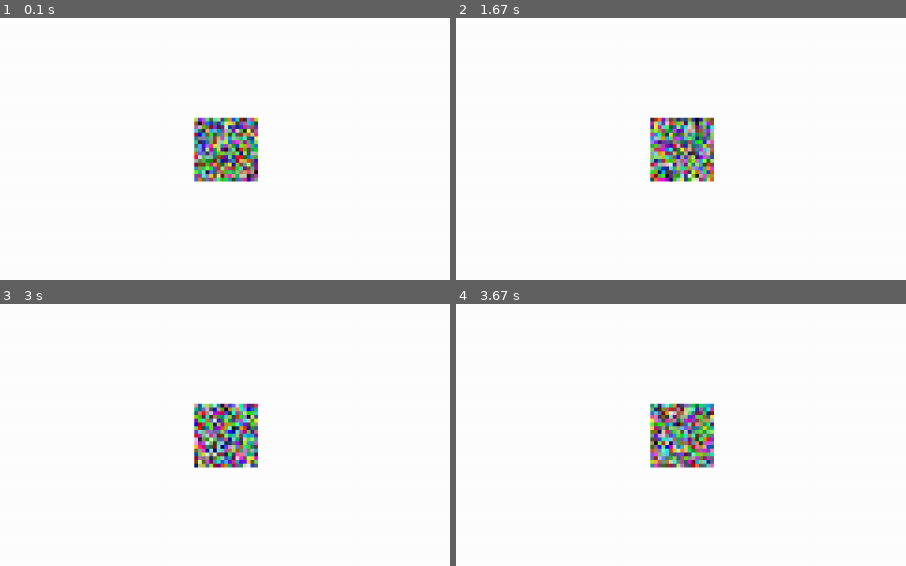
Above: before the commit, frames 1-4 (two rows, left to right).
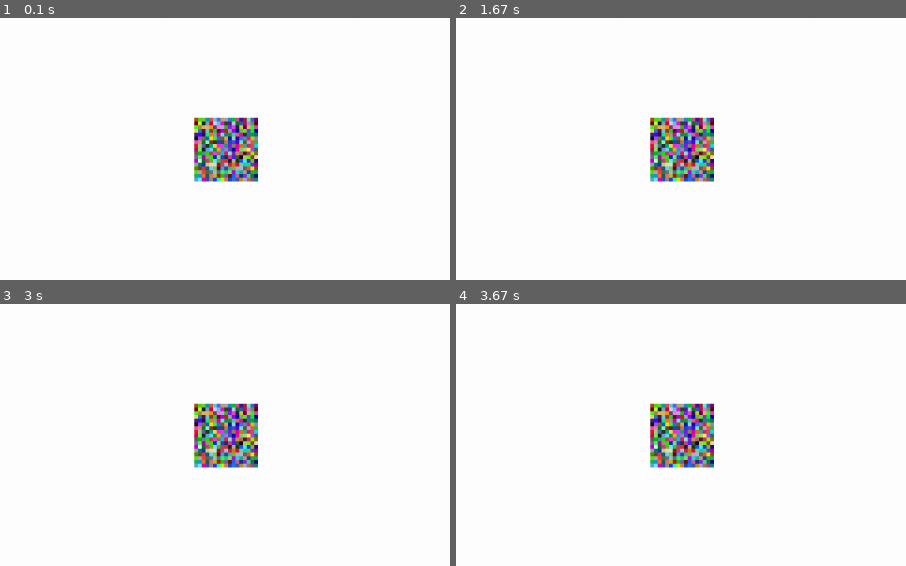
Above: after the commit, the same moments.

Repository: claymaks/pixelplanet
Game: pygame game, started from pygameTemplate.py
Two runs of this game, one before a commit and one after it. Both use one fixed random seed, a clock stepped at 60 frames per second and the inputs below.
Inputs:
- Up to frame 1 (0.1 s): no input
- Up to frame 2 (1.67 s): no input
- Up to frame 3 (3 s): no input
- Up to frame 4 (3.67 s): no input
The pictures show only the part of the screen within x 25-75%, y 25-74%; the shares and areas given below are measured in that part.

The runs differ from the first frame. In frame 1, 3.5% of the frame differs, in the area x 43-58%, y 37-63%; in frame 2, 3.5%; in frame 3, 3.5%; in frame 4, 3.5%.

Commit message:
Frozen Pixels
Stop pixels from constantly updating randomly, comes in to play with
randomized chunk pixels.

Diff:
--- a/pygameTemplate.py
+++ b/pygameTemplate.py
@@ -3,6 +3,11 @@
 import sys
 import time
 import random
+import csv
+
+##
+save = "testWorld"
+##
 
 colors = []
 for r in range(0,256,8):
@@ -10,7 +15,47 @@
         for b in range(0,256,8):
             colors.append((r,g,b))
 
+def init(save, l):
+    file = save + ".csv"
+    fw = open(file, 'w', newline='')
+    w = csv.writer(fw, dialect='excel')
+    w.writerows(l)
+    fw.close()
 
+def pregen_pixel(screen, save, x, y):
+    x-=(5*8)+5
+    y-=(5*8)+5
+    fill_area = []
+    for i in range(0,17):
+        for k in range(0,17):
+            fill_area.append((x+5*i,y+5*k))
+    file = save + ".csv"
+    fr = open(file, 'r')
+    r = csv.reader(fr)
+    biocolorsCSV = list(r)
+    biocolors = []
+    for i in biocolorsCSV:
+        rgb = []
+        for k in i:
+            rgb.append(int(k))
+        biocolors.append(rgb)
+    for i,k in enumerate(fill_area):
+        screen.fill(biocolors[i], (k, (5, 5)))
+    fr.close()
+
+def first_gen(screen, colors, x, y):
+    x-=(5*8)+5
+    y-=(5*8)+5
+    fill_area = []
+    for i in range(0,17):
+        for k in range(0,17):
+            fill_area.append((x+5*i,y+5*k))
+    tile = []
+    for i in fill_area:
+        color = random.choice(colors)
+        screen.fill(color, (i, (5, 5)))
+        tile.append(color)
+    init(save, tile)
 
 
 class TextPrint:
@@ -49,6 +94,9 @@
 clock = pygame.time.Clock()
 textPrint = TextPrint()
 
+
+first_gen(screen, colors, 600, 350)
+
 done = False
 while done==False:
     for event in pygame.event.get():
@@ -58,17 +106,9 @@
     textPrint.reset()
     ###
 
-    def pixel(screen, colors, x, y):
-        x-=(5*8)+5
-        y-=(5*8)+5
-        fill_area = []
-        for i in range(0,17):
-            for k in range(0,17):
-                fill_area.append((x+5*i,y+5*k))
-        for i in fill_area:
-            color = random.choice(colors)
-            screen.fill(color, (i, (5, 5)))
-    pixel(screen, colors, 600,350)
+
+    pregen_pixel(screen, save, 600, 350)
+
     ###
     pygame.display.flip()
     clock.tick(20)
